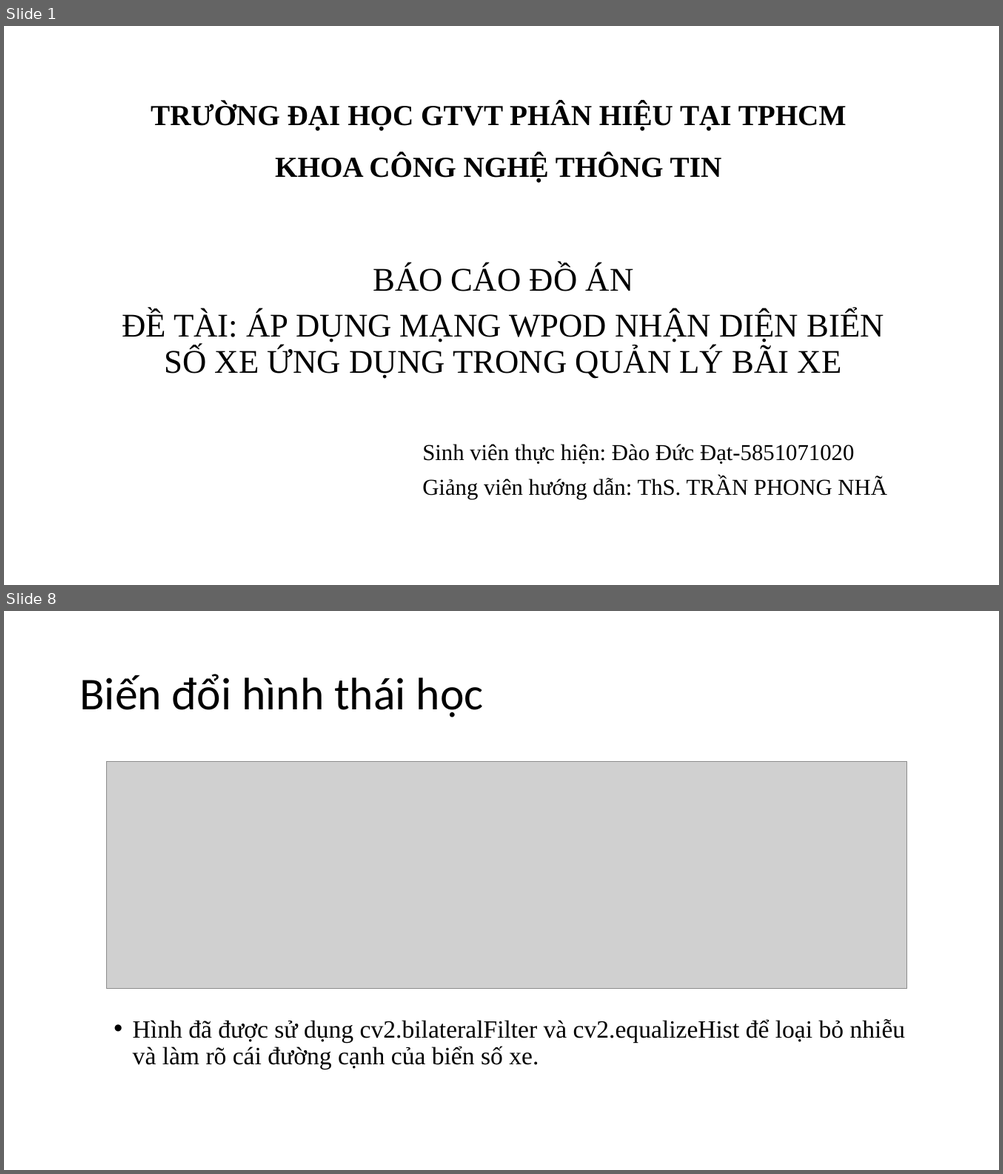
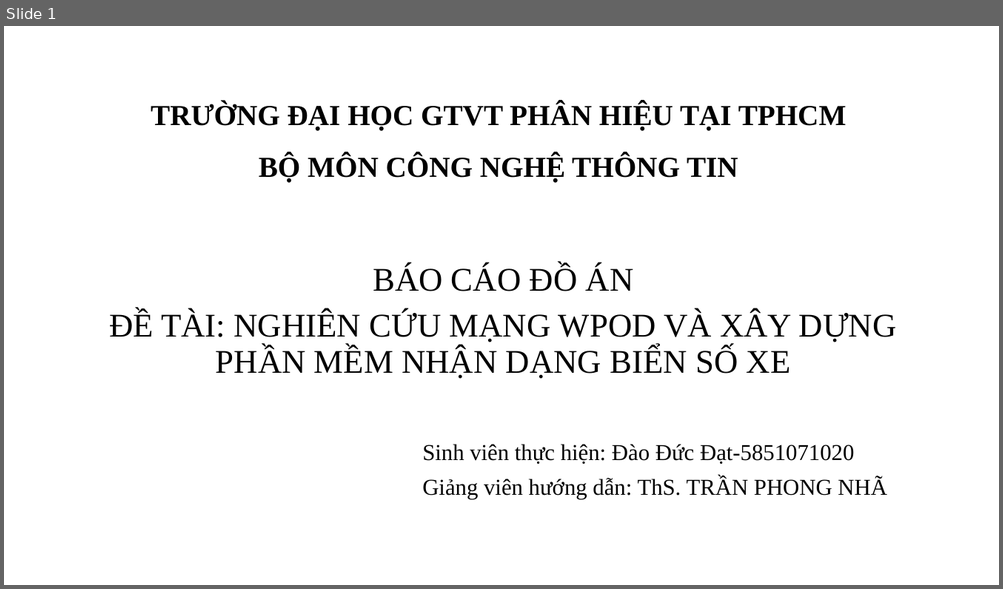
Before and after one commit to datdao999/graduation_project, a slide deck: thuyet_trinh_tot nghiep.pptx. Shown one above the other, each under a label of ours: slides 1 and 8 before the commit, slide 1 after it; the slides between them are not shown. The pictures are 1003x1174 and 1003x589 pixels, drawn with LibreOffice and Linux fonts; fonts in the diff are those of the drawing; grey boxes stand for pictures; background and template pictures are left out. Boxes give left, top, right and bottom in pixels: in the first picture for what was removed or moved away, otherwise in the second. Text is boxed around its words. In the diff, an @@ line names an element or a change of style, - is before the commit and + after.

```diff
--- a/thuyet_trinh_tot nghiep.pptx
+++ b/thuyet_trinh_tot nghiep.pptx
@@ slide 8 removed at box(4, 611, 999, 1170), background #FFFFFF @@
@@ title removed at box(79, 674, 484, 718) @@
-Biến đổi hình thái học
@@ picture removed at box(106, 762, 907, 988) @@
@@ text removed at box(133, 1019, 905, 1070) @@
-• Hình đã được sử dụng cv2.bilateralFilter và cv2.equalizeHist để loại bỏ nhiễu và làm rõ cái đường cạnh của biển số xe.
@@ slide 1 changed as well @@
@@ title at box(151, 102, 846, 183): text changed @@
-TRƯỜNG ĐẠI HỌC GTVT PHÂN HIỆU TẠI TPHCM
-KHOA CÔNG NGHỆ THÔNG TIN
+TRƯỜNG ĐẠI HỌC GTVT PHÂN HIỆU TẠI TPHCM
+BỘ MÔN CÔNG NGHỆ THÔNG TIN
@@ text at box(109, 312, 896, 379): text changed @@
-ĐỀ TÀI: ÁP DỤNG MẠNG WPOD NHẬN DIỆN BIỂN SỐ XE ỨNG DỤNG TRONG QUẢN LÝ BÃI XE
+ĐỀ TÀI: NGHIÊN CỨU MẠNG WPOD VÀ XÂY DỰNG PHẦN MỀM NHẬN DẠNG BIỂN SỐ XE
```
Also in this commit, not shown: 5 other slides changed, 12 slides added, 19 other slides removed, 8 other files.
